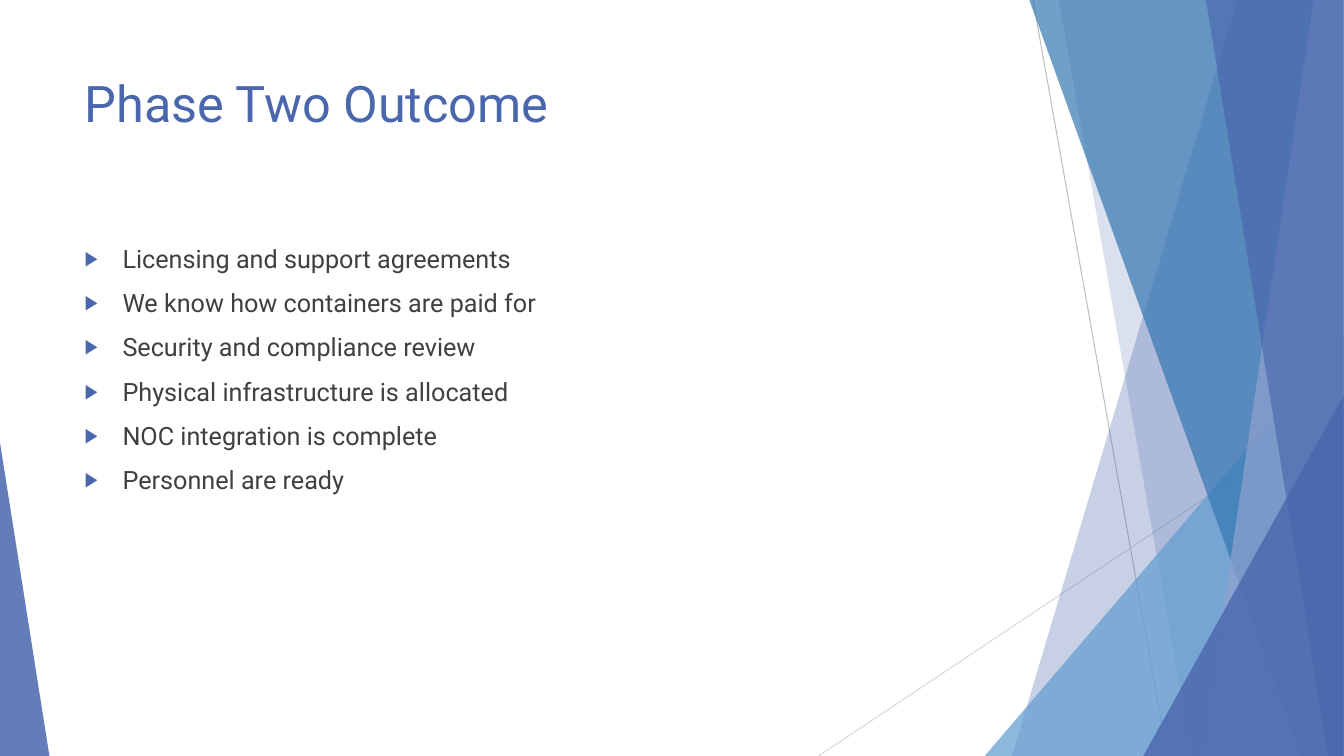
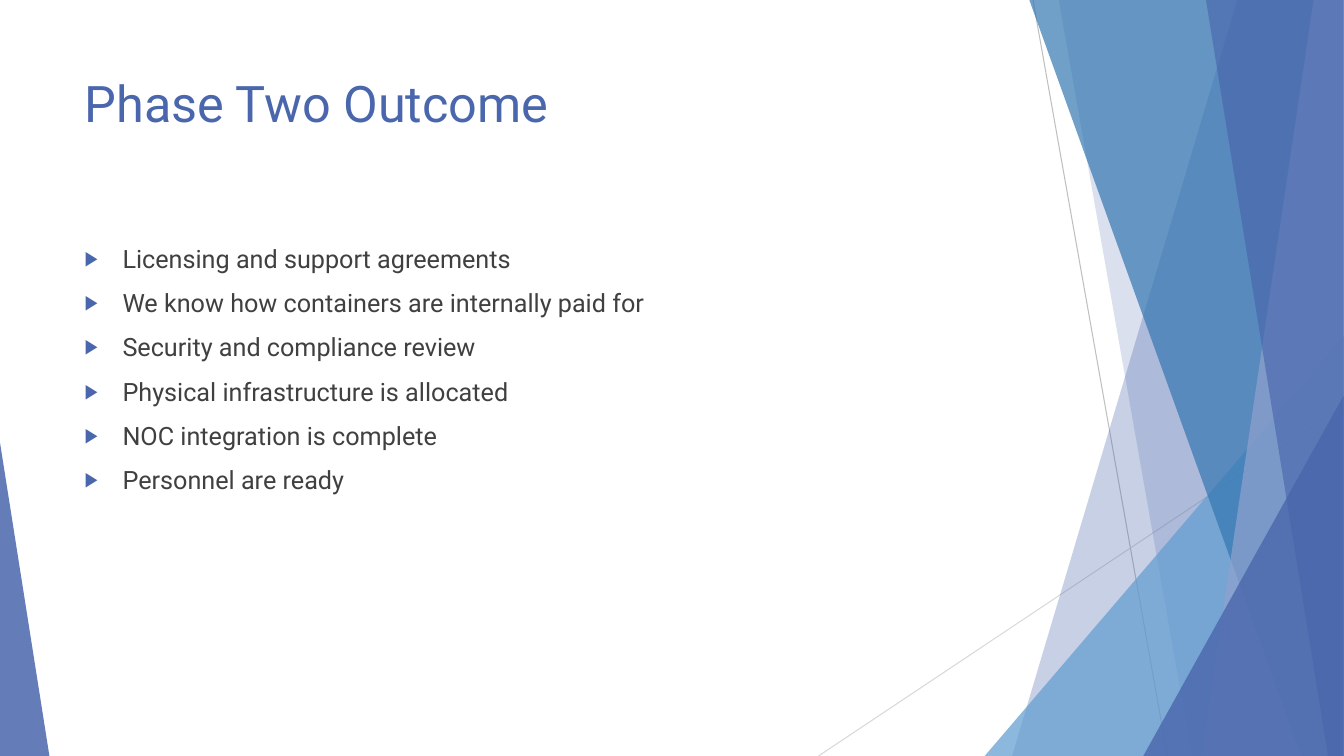
Before and after one commit to EnterpriseProductsLP/docker-straw-man, a slide deck: slide 16 of presentation.pptx. Drawn at 1344x756 pixels with LibreOffice and Linux fonts; fonts in the diff are those of the drawing. Boxes give left, top, right and bottom in pixels: in the first picture for what was removed or moved away, otherwise in the second. Text is boxed around its words. In the diff, an @@ line names an element or a change of style, - is before the commit and + after.

Commit message:
Ready for presentation.

```diff
--- a/presentation.pptx
+++ b/presentation.pptx
@@ text at (123, 293, 644, 318): text changed @@
-▶ We know how containers are paid for
+▶ We know how containers are internally paid for
```
Also in this commit, not shown: 3 other slides changed.
